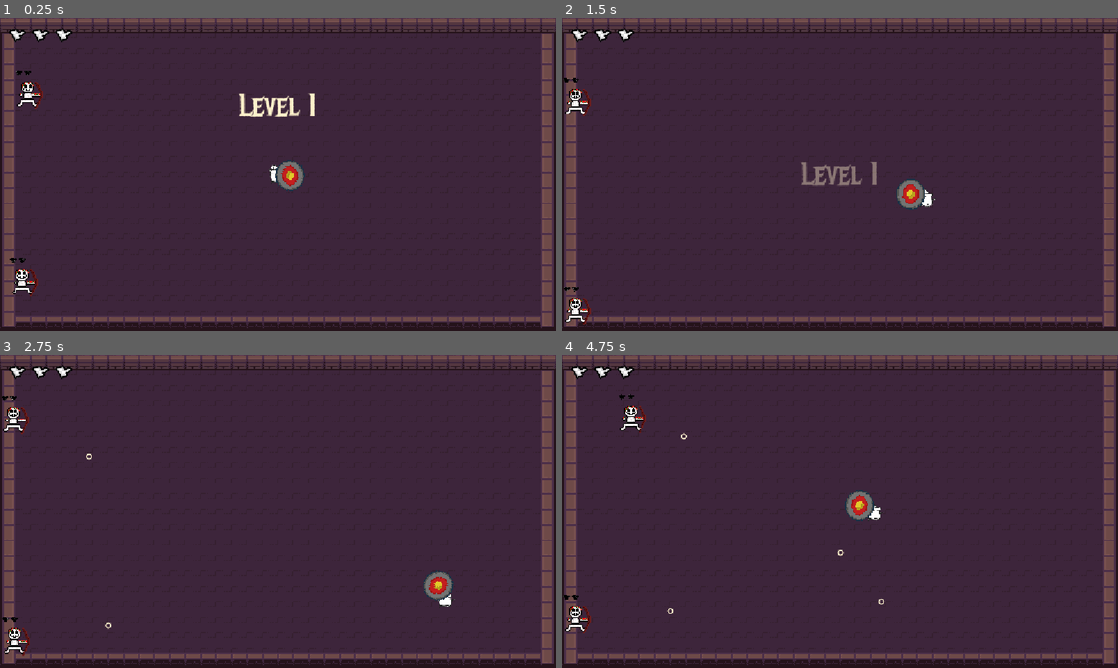
Above: before the commit, frames 1-4 (two rows, left to right).
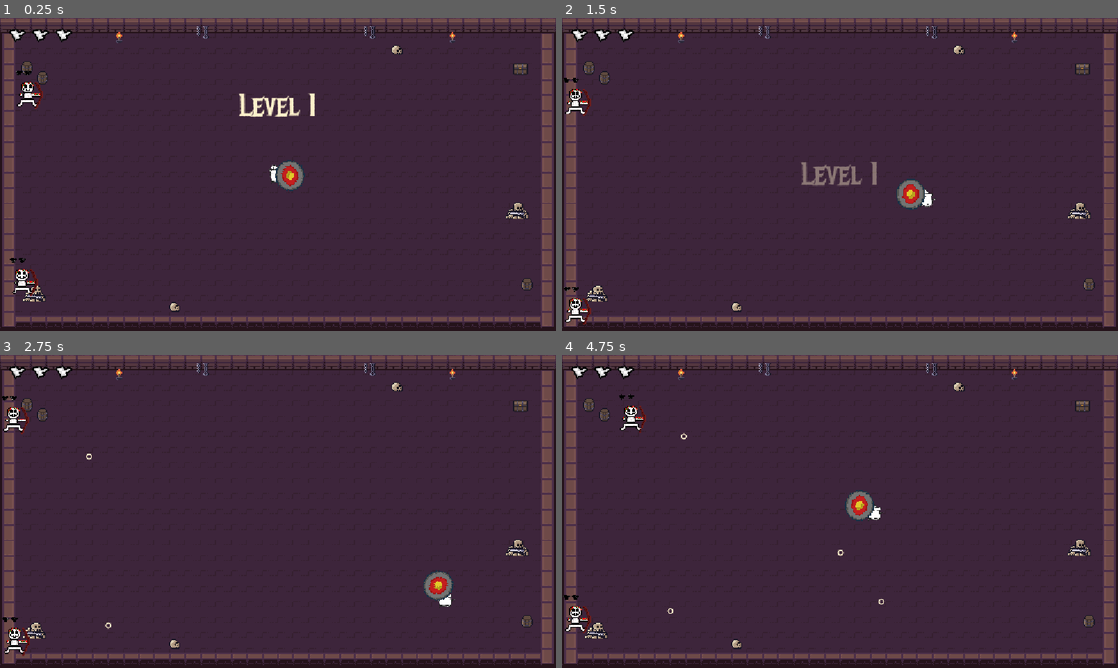
Above: after the commit, the same moments.

Repository: Tylerr-D/bonc
Game: Godot game, scene res://main.tscn
Two runs of this game, one before a commit and one after it. Both use one fixed random seed, a clock stepped at 60 frames per second and the inputs below. Sound files missing from this copy of the repository are replaced by a short silence.
Inputs (mouse positions are in pixels of both pictures, inside the frame that each line leads up to):
- Up to frame 1 (0.25 s): no input
- Up to frame 2 (1.5 s): move the mouse to (962, 158) at 0.52 s; hold D (move_right) 0.53-1.28 s; move the mouse to (728, 190) at 1.27 s; hold S (move_down) from 1.28 s (still down)
- Up to frame 3 (2.75 s): move the mouse to (333, 442) at 2.02 s; release S (move_down) at 2.03 s; hold D (move_right) from 2.03 s (still down)
- Up to frame 4 (4.75 s): move the mouse to (812, 574) at 2.77 s; release D (move_right) at 2.78 s; hold W (move_up) 2.78-3.53 s; move the mouse to (1006, 558) at 3.52 s; hold A (move_left) from 3.53 s (still down); move the mouse to (673, 464) at 4.27 s

The runs differ from the first frame. In frame 1, 0.8% of the frame differs, in the area x 3-96%, y 2-94%; in frame 2, 0.8%; in frame 3, 0.8%; in frame 4, 0.8%.

Commit message:
added some props from the assets folder

Diff:
--- a/background.gd
+++ b/background.gd
@@ -1,6 +1,12 @@
 extends Control
 
 var tiles = preload("res://Dungeon_Tileset.png")
+var barrel = preload("res://props/barrel.png")
+var chest = preload("res://props/chest_closed.png")
+var chains = preload("res://props/wall_chains.png")
+var bones = preload("res://props/bone_pile.png")
+var skull = preload("res://props/skull.png")
+var torch = preload("res://props/torch_wall_anim.png")
 
 func _ready():
 	resized.connect(queue_redraw)
@@ -15,3 +21,19 @@
 	for y in range(32, int(size.y) - 32, 32):
 		draw_texture_rect_region(tiles, Rect2(0, y, 32, 32), Rect2(8, 16, 8, 16))
 		draw_texture_rect_region(tiles, Rect2(size.x - 32, y, 32, 32), Rect2(80, 16, 8, 16))
+
+	draw_prop(barrel, Vector2(40, 90))
+	draw_prop(barrel, Vector2(72, 110))
+	draw_prop(barrel, Vector2(size.x - 76, size.y - 110))
+	draw_prop(chest, Vector2(size.x - 90, 90))
+	draw_prop(bones, Vector2(42, size.y - 120))
+	draw_prop(bones, Vector2(size.x - 110, size.y * 0.55))
+	draw_prop(skull, Vector2(size.x * 0.3, size.y - 68))
+	draw_prop(skull, Vector2(size.x * 0.7, 48))
+	draw_prop(chains, Vector2(size.x * 0.35, 16))
+	draw_prop(chains, Vector2(size.x * 0.65, 16))
+	for x in [size.x * 0.2, size.x * 0.8]:
+		draw_texture_rect_region(torch, Rect2(x, 24, 32, 32), Rect2(0, 0, 16, 16))
+
+func draw_prop(texture, pos):
+	draw_texture_rect(texture, Rect2(pos, texture.get_size() * 2), false)
Binary file added: props/barrel.png
Not shown, added: props/barrel.png.import
Binary file added: props/bone_pile.png
Not shown, added: props/bone_pile.png.import
Binary file added: props/chest_closed.png
Not shown, added: props/chest_closed.png.import
Binary file added: props/skull.png
Not shown, added: props/skull.png.import
Binary file added: props/torch_wall_anim.png
Not shown, added: props/torch_wall_anim.png.import
Binary file added: props/wall_chains.png
Not shown, added: props/wall_chains.png.import
